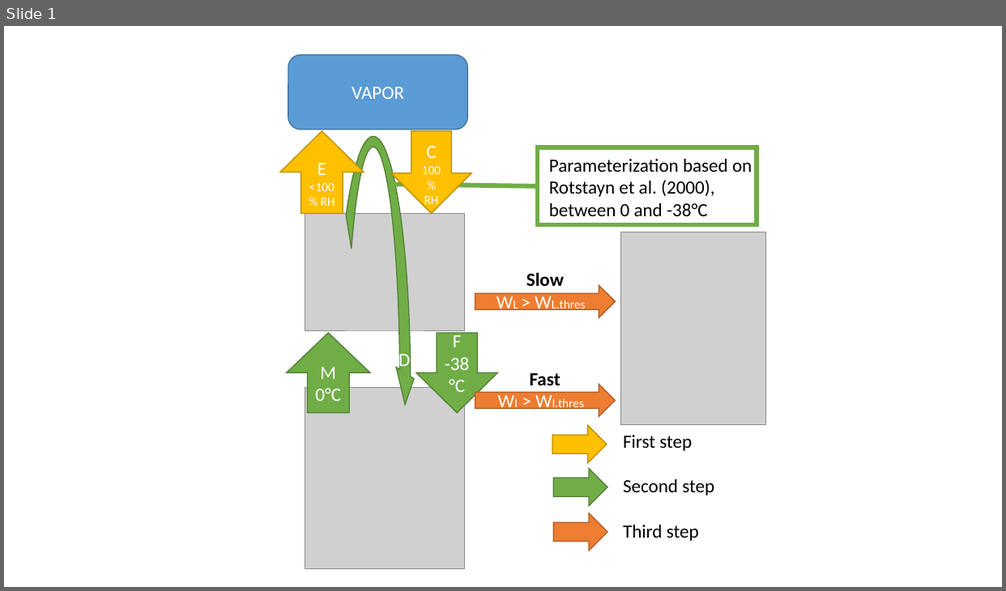
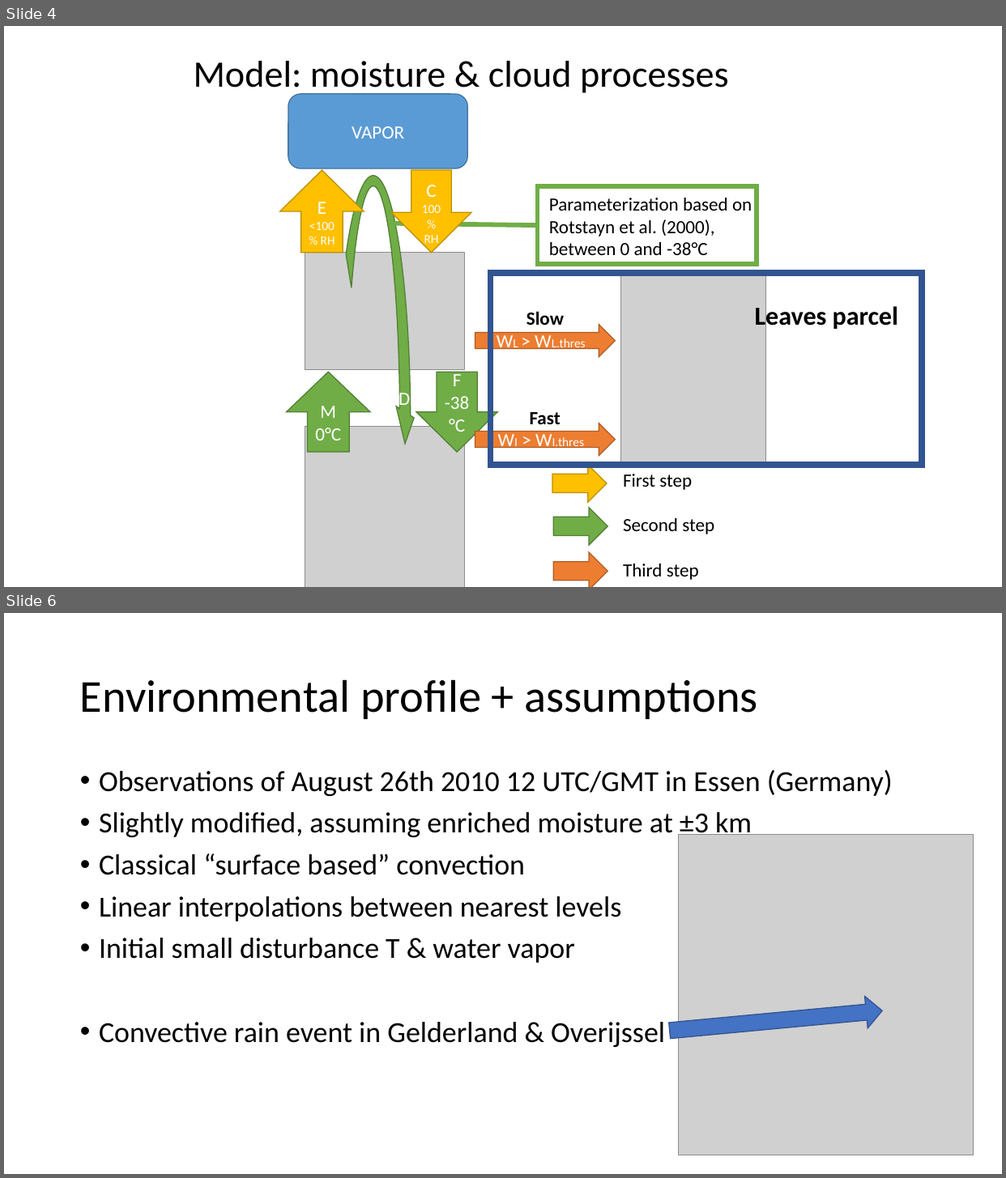
Before and after one commit to meteoNL/CloudParcelModel_SOACproject, a slide deck: model_representation.pptx. Shown one above the other, each under a label of ours: slide 1 before the commit, slides 4 and 6 after it; the slides between them are not shown. The pictures are 1006x591 and 1006x1178 pixels, drawn with LibreOffice and Linux fonts; fonts in the diff are those of the drawing; grey boxes stand for pictures. Boxes give left, top, right and bottom in pixels: in the first picture for what was removed or moved away, otherwise in the second. Text is boxed around its words. In the diff, an @@ line names an element or a change of style, - is before the commit and + after.

Commit message:
Cloud: parcel? Model? presentation version 1

```diff
--- a/model_representation.pptx
+++ b/model_representation.pptx
@@ slide 6 added at (4,613,1002,1174), background #FFFFFF @@
@@ title added at (80,679,758,719), 44 pt, text #000000 @@
+Environmental profile + assumptions
@@ text added at (99,770,893,1047), 28 pt, text #000000 @@
+• Observations of August 26th 2010 12 UTC/GMT in Essen (Germany)
+• Slightly modified, assuming enriched moisture at ±3 km
+• Classical “surface based” convection
+• Linear interpolations between nearest levels
+• Initial small disturbance T & water vapor
+• Convective rain event in Gelderland & Overijssel
@@ picture added at (679,835,974,1156) @@
@@ right arrow added at (668,995,884,1047), fill #4472C4, outline #325491 1 pt @@
@@ what was slide 1 is now slide 4 @@
@@ slide 4 changed as well @@
@@ text added at (194,61,729,96), 36 pt, text #000000 @@
+Model: moisture & cloud processes
@@ 5 texts, 5 right arrows, 3 pictures, 2 up arrows, 2 down arrows, 1 rounded rectangle, 1 circular arrow, 1 rectangle, 1 line: place and size @@
-5 texts, 5 right arrows, 3 pictures, 2 up arrows, 2 down arrows, 1 rounded rectangle, 1 circular arrow, 1 rectangle, 1 line at (280,55,765,587)
+5 texts, 5 right arrows, 3 pictures, 2 up arrows, 2 down arrows, 1 rounded rectangle, 1 circular arrow, 1 rectangle, 1 line at (280,94,765,587)
@@ rectangle added at (491,273,923,465), outline #325491 6 pt @@
@@ text added at (755,303,898,331), 25 pt, text #000000, bold @@
+Leaves parcel
```
Also in this commit, not shown: 1 other slide changed, 18 other slides added.
